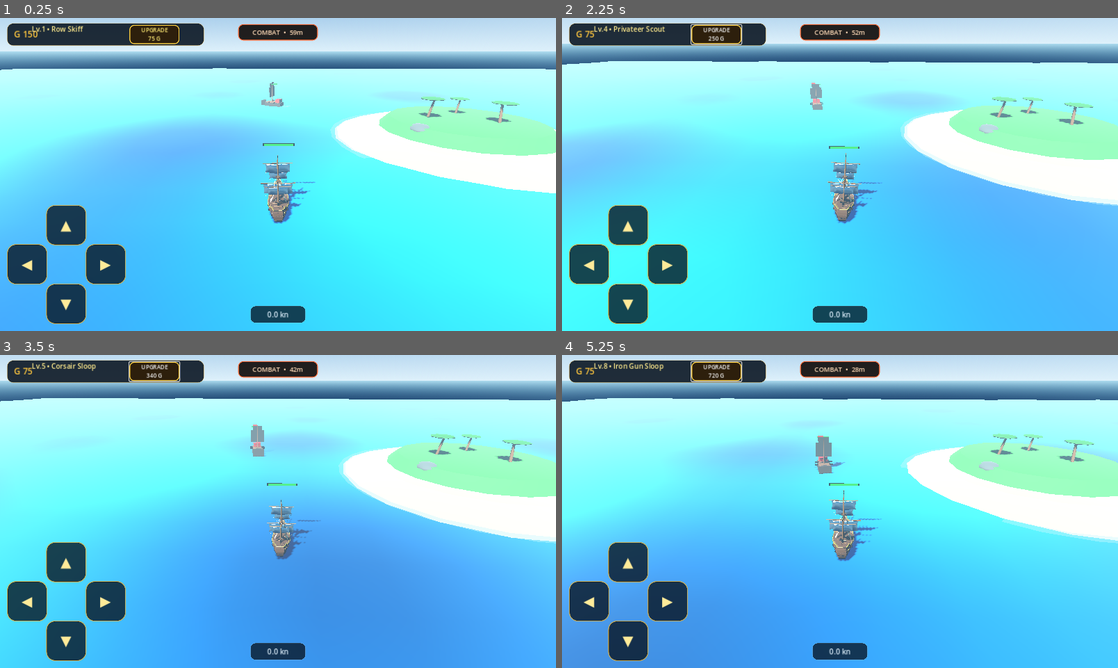
Above: before the commit, frames 1-4 (two rows, left to right).
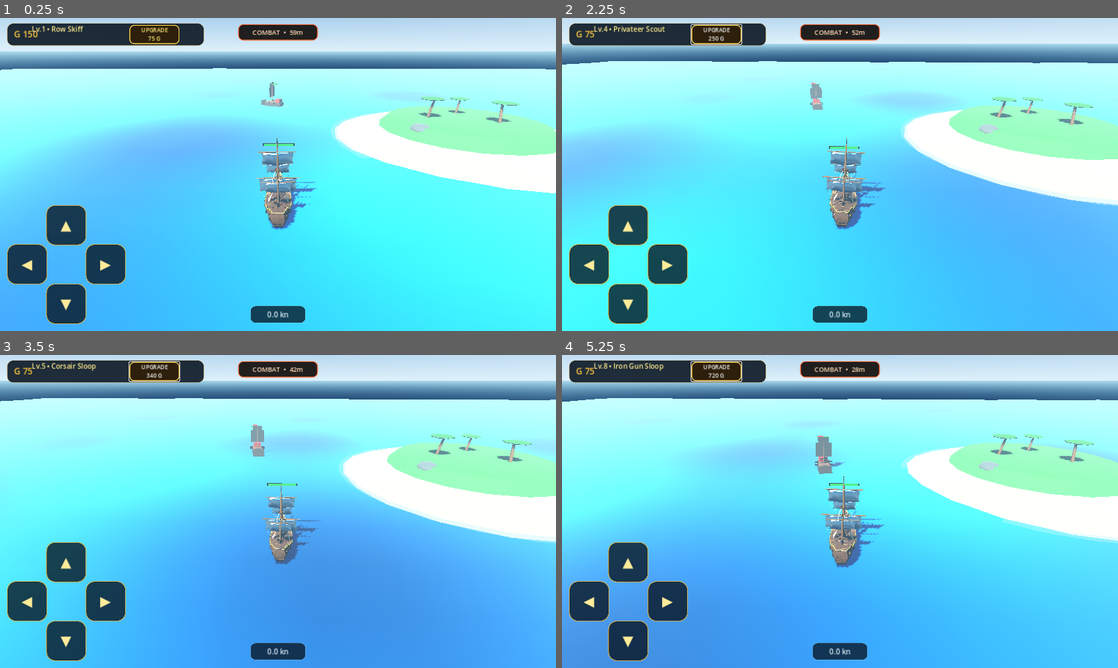
Above: after the commit, the same moments.

Repository: za99405com-ui/Pirate-Seasonline
Game: Godot game, scene res://scenes/world/world.tscn
Same seed, same stepped clock (60 frames per second), same inputs: the game is played once before the commit and once after it.
Inputs:
- Up to frame 1 (0.25 s): no input
- Up to frame 2 (2.25 s): click "UPGRADE 75 G" at 0.5 s; click "UPGRADE 120 G" at 1.25 s; click "UPGRADE 180 G" at 2 s
- Up to frame 3 (3.5 s): click "UPGRADE 250 G" at 2.75 s
- Up to frame 4 (5.25 s): click "UPGRADE 340 G" at 3.5 s; click "UPGRADE 450 G" at 4.25 s; click "UPGRADE 580 G" at 5 s

The runs differ from the first frame. In frame 1, 1.1% of the frame differs, in the area x 46-57%, y 38-68%; in frame 2, 1.1%, in the area x 46-59%, y 38-68%; in frame 3, 0.8%; in frame 4, 1.1%.

Commit message:
visual: enlarge player ship and align hull wake

Diff:
--- a/godot_game/scenes/player/player_ship.tscn
+++ b/godot_game/scenes/player/player_ship.tscn
@@ -5,7 +5,7 @@
 [ext_resource type="PackedScene" path="res://assets/models/pirate_ship.glb" id="3_ship_model"]
 
 [sub_resource type="BoxShape3D" id="HullShape"]
-size = Vector3(3.25, 2.0, 6.95)
+size = Vector3(4.05, 2.5, 8.7)
 
 [sub_resource type="StandardMaterial3D" id="DarkHullMat"]
 albedo_color = Color(0.24, 0.13, 0.08, 1)
@@ -408,13 +408,13 @@
 reload_time = 2.0
 
 [node name="CollisionShape3D" type="CollisionShape3D" parent="."]
-position = Vector3(0, 0.9, 0)
+position = Vector3(0, 1.1, 0)
 shape = SubResource("HullShape")
 
 [node name="Visuals" type="Node3D" parent="."]
 
 [node name="ShipModel" parent="Visuals" instance=ExtResource("3_ship_model")]
-scale = Vector3(0.56, 0.56, 0.56)
+scale = Vector3(0.70, 0.70, 0.70)
 
 [node name="BaseHull" type="Node3D" parent="Visuals"]
 visible = false
@@ -1246,13 +1246,13 @@
 slot_title = "Bow Ornament Socket"
 
 [node name="WakeLeft" type="MeshInstance3D" parent="Visuals"]
-position = Vector3(-0.75, 0.06, 3.85)
+position = Vector3(-0.94, 0.06, 4.8)
 rotation = Vector3(0, 0.18, 0)
 mesh = SubResource("WakeSlabMesh")
 material_override = SubResource("WakeMat")
 
 [node name="WakeRight" type="MeshInstance3D" parent="Visuals"]
-position = Vector3(0.75, 0.06, 3.85)
+position = Vector3(0.94, 0.06, 4.8)
 rotation = Vector3(0, -0.18, 0)
 mesh = SubResource("WakeSlabMesh")
 material_override = SubResource("WakeMat")
